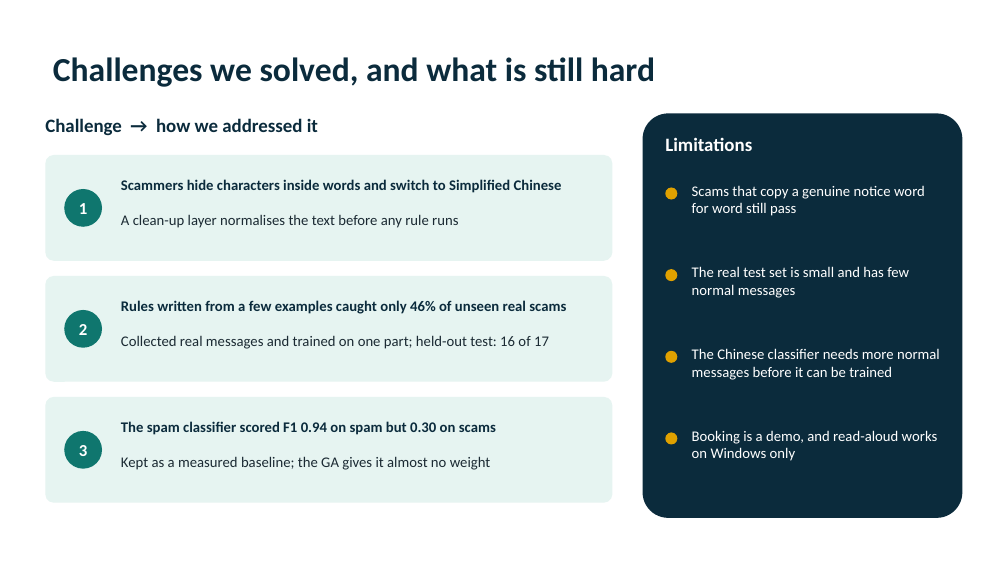
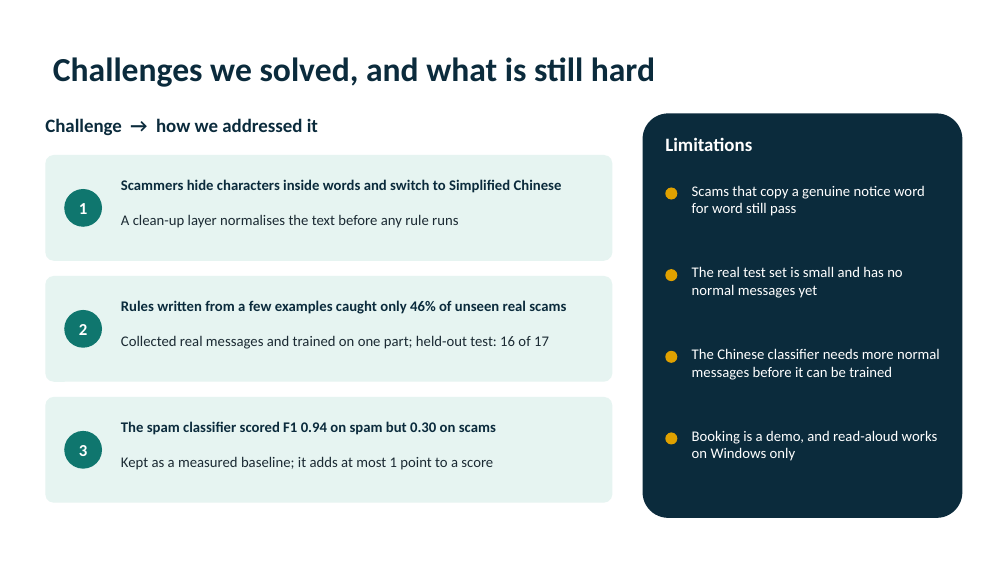
Before and after one commit to NCLJovi/COMP4431Grp19, a slide deck: slide 7 of docs/presentation/Scam_Checker_Group19.pptx. Drawn at 1008x567 pixels with LibreOffice and Linux fonts; fonts in the diff are those of the drawing. Boxes give left, top, right and bottom in pixels: in the first picture for what was removed or moved away, otherwise in the second. Text is boxed around its words. In the diff, an @@ line names an element or a change of style, - is before the commit and + after.

```diff
--- a/docs/presentation/Scam_Checker_Group19.pptx
+++ b/docs/presentation/Scam_Checker_Group19.pptx
@@ text at [692,266,902,298]: text changed @@
-The real test set is small and has few normal messages
+The real test set is small and has no normal messages yet
@@ text at [121,456,493,470]: text changed @@
-Kept as a measured baseline; the GA gives it almost no weight
+Kept as a measured baseline; it adds at most 1 point to a score
```
Also in this commit, not shown: 1 other slide changed, 4 other files.
